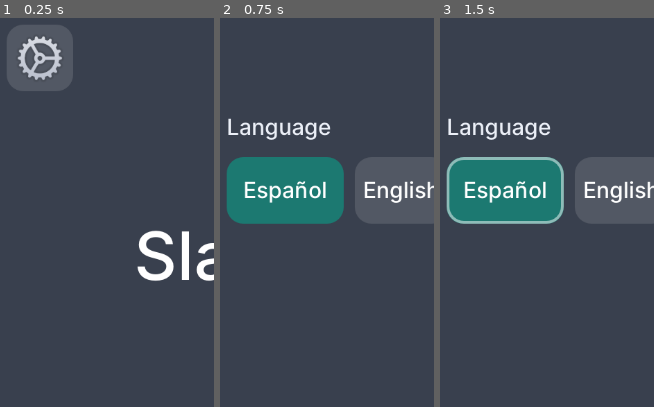
Above: before the commit, frames 1-3 (left to right).
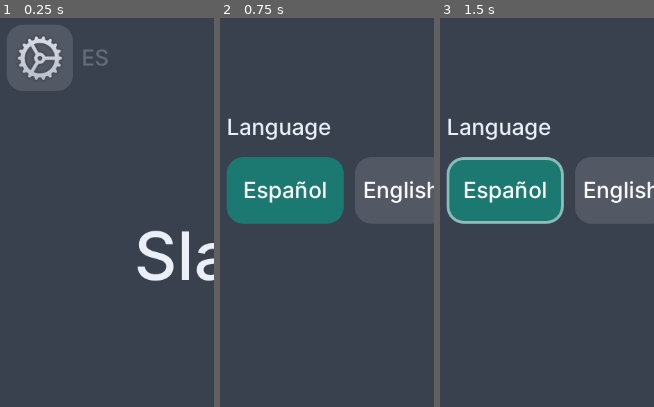
Above: after the commit, the same moments.

Repository: xtiandiaz/lexi
Game: Godot game, scene res://scenes/lexicon.tscn
Same seed, same stepped clock (60 frames per second), same inputs: the game is played once before the commit and once after it.
Inputs (mouse positions are % of the whole screen's width and height, from its top left):
- Up to frame 1 (0.25 s): no input
- Up to frame 2 (0.75 s): click (9, 5) at 0.5 s
- Up to frame 3 (1.5 s): click "Español" at 1.25 s
The pictures show only the part of the screen within x 0-50%, y 0-50%; the shares and areas given below are measured in that part.

The runs differ from the first frame. In frame 1, 0.2% of the frame differs, in the area x 38-51%, y 7-13%; in frame 2, nothing differs; in frame 3, nothing differs.
Error in both runs: Attempt to call function 'get_as_text' in base 'null instance' on a null instance. (res://scripts/lexicon.gd:55)

Commit message:
add language code display

Diff:
--- a/godot/scenes/lexicon.tscn
+++ b/godot/scenes/lexicon.tscn
@@ -1,10 +1,12 @@
-[gd_scene load_steps=12 format=3 uid="uid://c0bwr3euhbf77"]
+[gd_scene load_steps=14 format=3 uid="uid://c0bwr3euhbf77"]
 
 [ext_resource type="Script" path="res://scripts/lexicon.gd" id="1_v4rpg"]
 [ext_resource type="PackedScene" uid="uid://c7krtjsewabrh" path="res://scenes/controls/background.tscn" id="2_ob0ql"]
 [ext_resource type="PackedScene" uid="uid://bg84q2jxnii7y" path="res://scenes/components/icon_button.tscn" id="2_yjf5n"]
 [ext_resource type="PackedScene" uid="uid://byfi7acfc7c6n" path="res://scenes/score_display.tscn" id="3_2bsh0"]
+[ext_resource type="Theme" uid="uid://djtoa1kcsmph4" path="res://themes/general.tres" id="3_vg76v"]
 [ext_resource type="PackedScene" uid="uid://ctat1cvxprv24" path="res://scenes/slate.tscn" id="4_rinb0"]
+[ext_resource type="Script" path="res://scripts/language_display.gd" id="5_1p53y"]
 [ext_resource type="PackedScene" uid="uid://cbr85bksxb8dj" path="res://scenes/controls/keypad.tscn" id="5_dfqin"]
 [ext_resource type="Texture2D" uid="uid://cts1ylwj80e2" path="res://icons/dictionary.png" id="6_it5hb"]
 [ext_resource type="Texture2D" uid="uid://lgssoy3i610u" path="res://icons/continue.png" id="7_3ln38"]
@@ -31,29 +33,36 @@
 offset_top = 24.0
 offset_right = -24.0
 grow_horizontal = 2
+theme = ExtResource("3_vg76v")
 
 [node name="Header" type="HBoxContainer" parent="Upper Half Container"]
 layout_mode = 2
+theme_override_constants/separation = 12
 alignment = 1
 
-[node name="Settings Button" parent="Upper Half Container/Header" instance=ExtResource("2_yjf5n")]
+[node name="Settings Access Container" type="HBoxContainer" parent="Upper Half Container/Header"]
 layout_mode = 2
+size_flags_vertical = 0
+theme_override_constants/separation = 12
+
+[node name="Settings Button" parent="Upper Half Container/Header/Settings Access Container" instance=ExtResource("2_yjf5n")]
+layout_mode = 2
+
+[node name="Language Display" type="Label" parent="Upper Half Container/Header/Settings Access Container" node_paths=PackedStringArray("language_label")]
+modulate = Color(1, 1, 1, 0.25098)
+layout_mode = 2
+text = "ES"
+script = ExtResource("5_1p53y")
+language_label = NodePath(".")
 
 [node name="Filler" type="BoxContainer" parent="Upper Half Container/Header"]
 layout_mode = 2
 size_flags_horizontal = 3
 size_flags_vertical = 3
-vertical = true
+alignment = 1
 
 [node name="Score Display" parent="Upper Half Container/Header" instance=ExtResource("3_2bsh0")]
 layout_mode = 2
-
-[node name="Filler2" type="BoxContainer" parent="Upper Half Container/Header"]
-visible = false
-layout_mode = 2
-size_flags_horizontal = 3
-size_flags_vertical = 3
-vertical = true
 
 [node name="Filler" type="BoxContainer" parent="Upper Half Container"]
 layout_mode = 2
@@ -79,6 +88,7 @@
 offset_bottom = -24.0
 grow_horizontal = 2
 grow_vertical = 0
+theme = ExtResource("3_vg76v")
 theme_override_constants/separation = 32
 
 [node name="Keypad" parent="Bottom Half Container" instance=ExtResource("5_dfqin")]
@@ -123,7 +133,7 @@
 [connection signal="word_skipped" from="." to="Upper Half Container/Header/Score Display" method="_on_lexicon_word_skipped"]
 [connection signal="word_skipped" from="." to="Upper Half Container/Slate" method="_on_lexicon_word_skipped"]
 [connection signal="word_started" from="." to="Upper Half Container/Slate" method="_on_lexicon_word_started"]
-[connection signal="pressed" from="Upper Half Container/Header/Settings Button" to="." method="_on_settings_button_pressed"]
+[connection signal="pressed" from="Upper Half Container/Header/Settings Access Container/Settings Button" to="." method="_on_settings_button_pressed"]
 [connection signal="delete" from="Bottom Half Container/Keypad" to="." method="_on_keypad_delete"]
 [connection signal="input" from="Bottom Half Container/Keypad" to="." method="_on_keypad_input"]
 [connection signal="keyboard_input" from="Bottom Half Container/Keypad" to="." method="_on_keypad_keyboard_input"]
--- /dev/null
+++ b/godot/scripts/language_display.gd
@@ -0,0 +1,16 @@
+class_name LanguageDisplay extends Label
+
+
+@export var language_label: Label
+
+
+func _ready() -> void:
+	_update_language_code(Settings.language_selected)
+	Settings.language_change.connect(_update_language_code)
+
+
+## Signals
+
+
+func _update_language_code(code: String) -> void:
+	language_label.text = code.to_upper()
--- a/godot/scripts/lexicon.gd
+++ b/godot/scripts/lexicon.gd
@@ -15,7 +15,6 @@
 @export var continue_button: Button
 
 
-var _current_language: String
 var _words: PackedStringArray
 var _current_word_index: int
 var _current_word: String
@@ -44,17 +43,17 @@
 
 # Called when the node enters the scene tree for the first time.
 func _ready() -> void:
+	Settings.language_change.connect(_on_language_changed)
 	_load_language_and_reset(Settings.language_selected)
 
 
-func _load_language_and_reset(language: String) -> void:
+func _load_language_and_reset(language_code: String) -> void:
 	var file = FileAccess.open(
-		"res://words/{0}.txt".format([language]),
+		"res://words/{0}.txt".format([language_code]),
 		FileAccess.READ
 	)
 	var content = file.get_as_text()
 
-	_current_language = language
 	_words = content.split("\n")
 	_clue_count_available = 1
 
@@ -178,6 +177,10 @@
 ## SIGNALS
 
 
+func _on_language_changed(code: String) -> void:
+	_load_language_and_reset(code)
+
+
 func _on_clueless_button_pressed() -> void:
 	word_skipped.emit(_current_word, _current_word_synonyms)
 	_reveal_solution()
@@ -235,12 +238,4 @@
 
 func _on_settings_button_pressed() -> void:
 	var settings_menu = load("res://scenes/menus/settings_menu.tscn").instantiate()
-	settings_menu.closed.connect(_on_settings_menu_closed)
 	add_child(settings_menu)
-
-
-func _on_settings_menu_closed() -> void:
-	if Settings.language_selected == _current_language:
-		return
-
-	_load_language_and_reset(Settings.language_selected)
--- a/godot/scripts/menus/settings_menu.gd
+++ b/godot/scripts/menus/settings_menu.gd
@@ -1,12 +1,17 @@
 class_name SettingsMenu extends CanvasLayer
 
 
-signal closed()
+class State:
+	var language_code: String
+
+	func _init(language_code: String) -> void:
+		self.language_code = language_code
 
 
 @export var language_button_container: Container
 
 
+var _state: State = State.new(Settings.language_selected)
 var _language_buttons: Array[LanguageButton] = []
 
 
@@ -32,9 +37,10 @@
 	for button in _language_buttons:
 		button.button_pressed = button.language_code == language_code
 
-	Settings.language_selected = language_code
+	_state.language_code = language_code
 
 
 func _on_close_button_pressed() -> void:
-	closed.emit()
+	Settings.language_selected = _state.language_code
+
 	queue_free()
--- a/godot/scripts/settings.gd
+++ b/godot/scripts/settings.gd
@@ -1,10 +1,19 @@
 extends Node
+
+
+signal language_change(code: String)
 
 
 const LANGUAGES: Array[String] = ["es", "en"]
 
 
-@onready var language_selected: String = LANGUAGES[0]
+@onready var language_selected: String = LANGUAGES[0]:
+	set(value):
+		if language_selected != value:
+			language_change.emit(value)
+		language_selected = value
+	get:
+		return language_selected
 
 
 var dictionary_url: String:
Not shown, changed: words/es.txt
